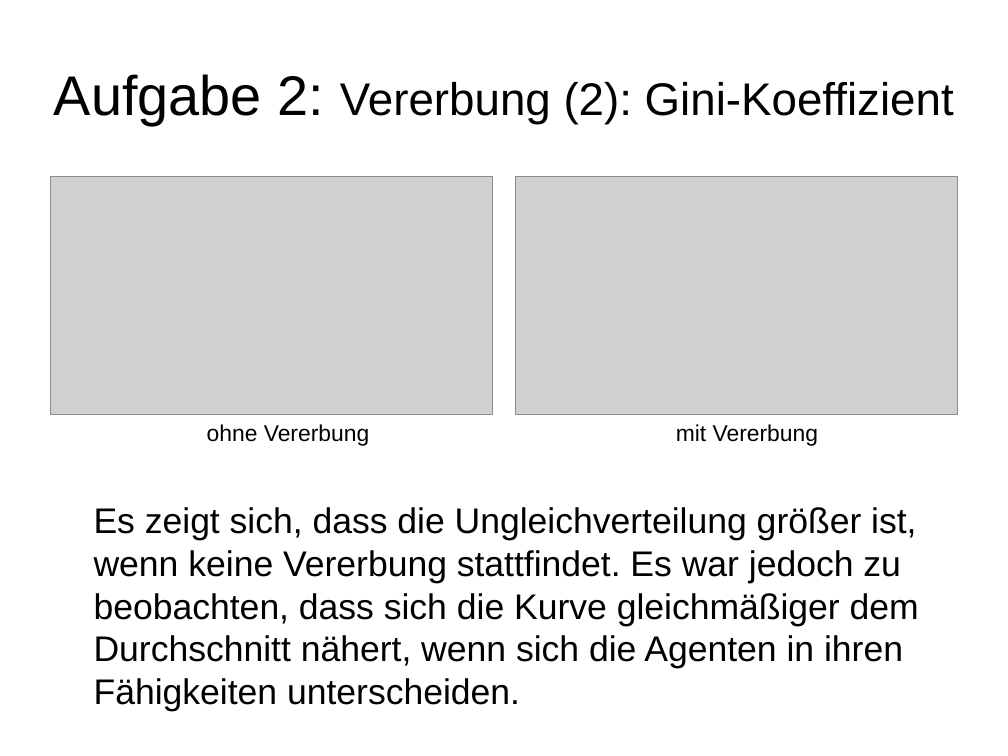
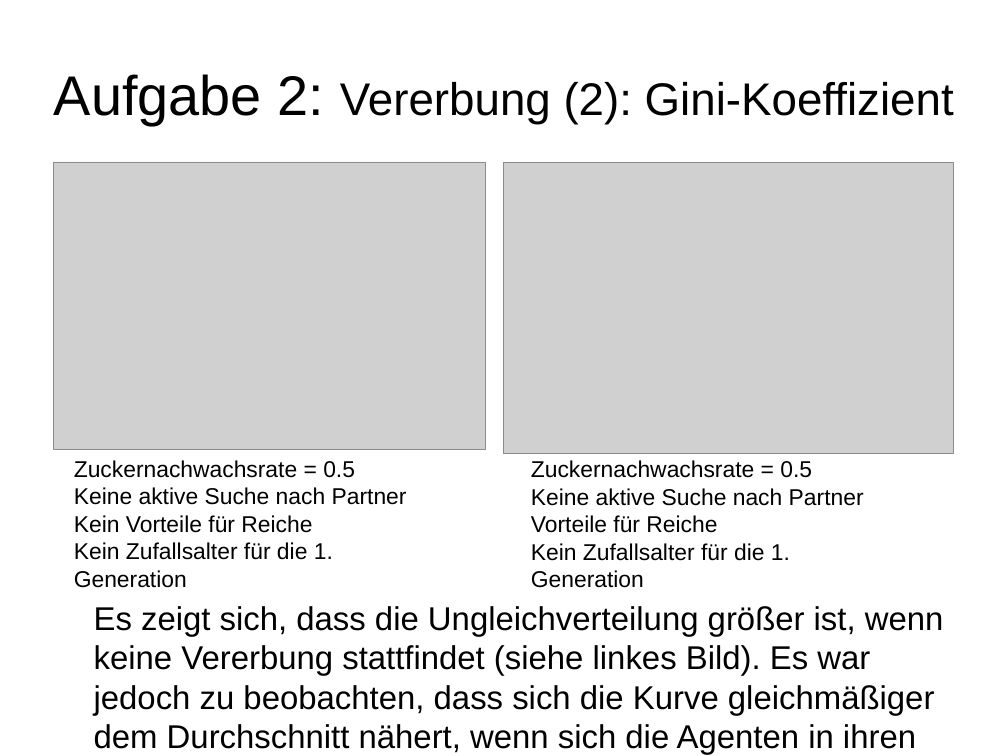
Before and after one commit to wsmirnow/Sugarscape, a slide deck: slide 24 of Presentation/Presentation.odp. Drawn at 1008x756 pixels with LibreOffice and Linux fonts; fonts in the diff are those of the drawing; grey boxes stand for pictures. Boxes give left, top, right and bottom in pixels: in the first picture for what was removed or moved away, otherwise in the second. Text is boxed around its words. In the diff, an @@ line names an element or a change of style, - is before the commit and + after.

```diff
--- a/Presentation/Presentation.odp
+++ b/Presentation/Presentation.odp
@@ picture: place and size @@
-picture at (50, 177, 493, 414)
+picture at (54, 162, 486, 450)
@@ picture: place and size @@
-picture at (515, 177, 958, 414)
+picture at (504, 162, 954, 453)
@@ text removed at (207, 424, 369, 446) @@
-ohne Vererbung
@@ text removed at (676, 424, 818, 446) @@
-mit Vererbung
@@ text added at (74, 460, 407, 588), 18 pt, text #000000 @@
+Zuckernachwachsrate = 0.5
+Keine aktive Suche nach Partner
+Kein Vorteile für Reiche
+Kein Zufallsalter für die 1. Generation
@@ text added at (531, 460, 864, 588), 18 pt, text #000000 @@
+Zuckernachwachsrate = 0.5
+Keine aktive Suche nach Partner
+Vorteile für Reiche
+Kein Zufallsalter für die 1. Generation
@@ text at (94, 606, 944, 755): text changed; size 28 to 25.9 pt @@
-Es zeigt sich, dass die Ungleichverteilung größer ist, wenn keine Vererbung stattfindet. Es war jedoch zu beobachten, dass sich die Kurve gleichmäßiger dem Durchschnitt nähert, wenn sich die Agenten in ihren Fähigkeiten unterscheiden.
+Es zeigt sich, dass die Ungleichverteilung größer ist, wenn keine Vererbung stattfindet (siehe linkes Bild). Es war jedoch zu beobachten, dass sich die Kurve gleichmäßiger dem Durchschnitt nähert, wenn sich die Agenten in ihren Fähigkeiten unterscheiden.
```
Also in this commit, not shown: 7 other slides changed, 1 slide added, 1 slide removed, 7 other files.
